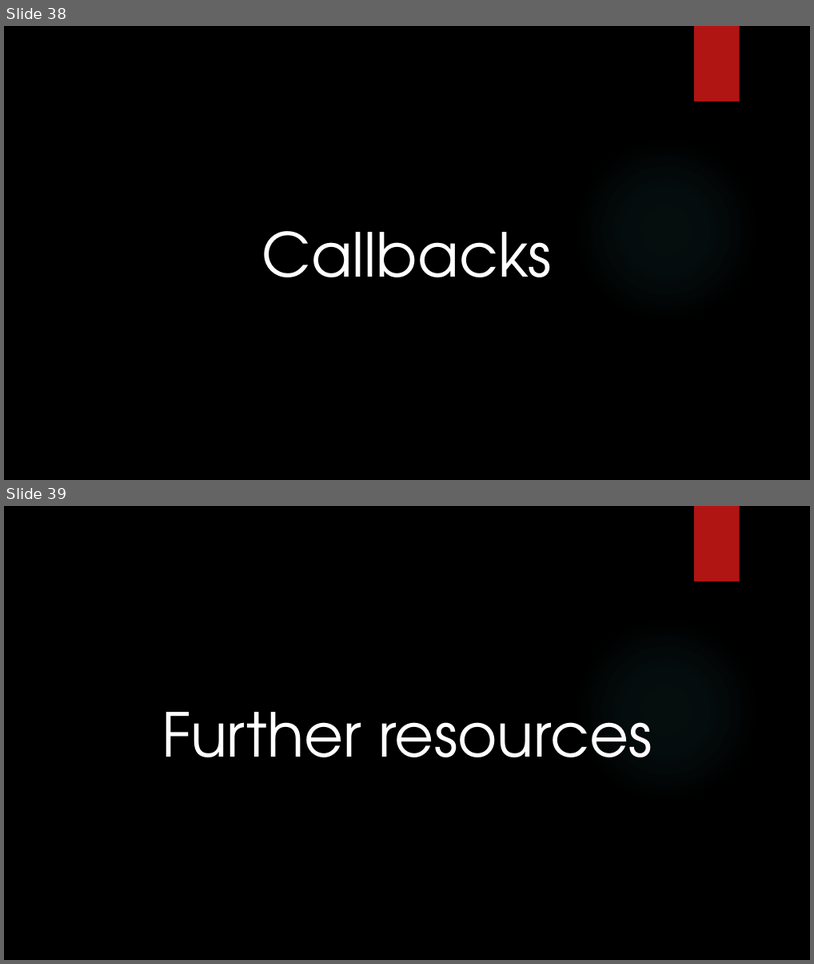
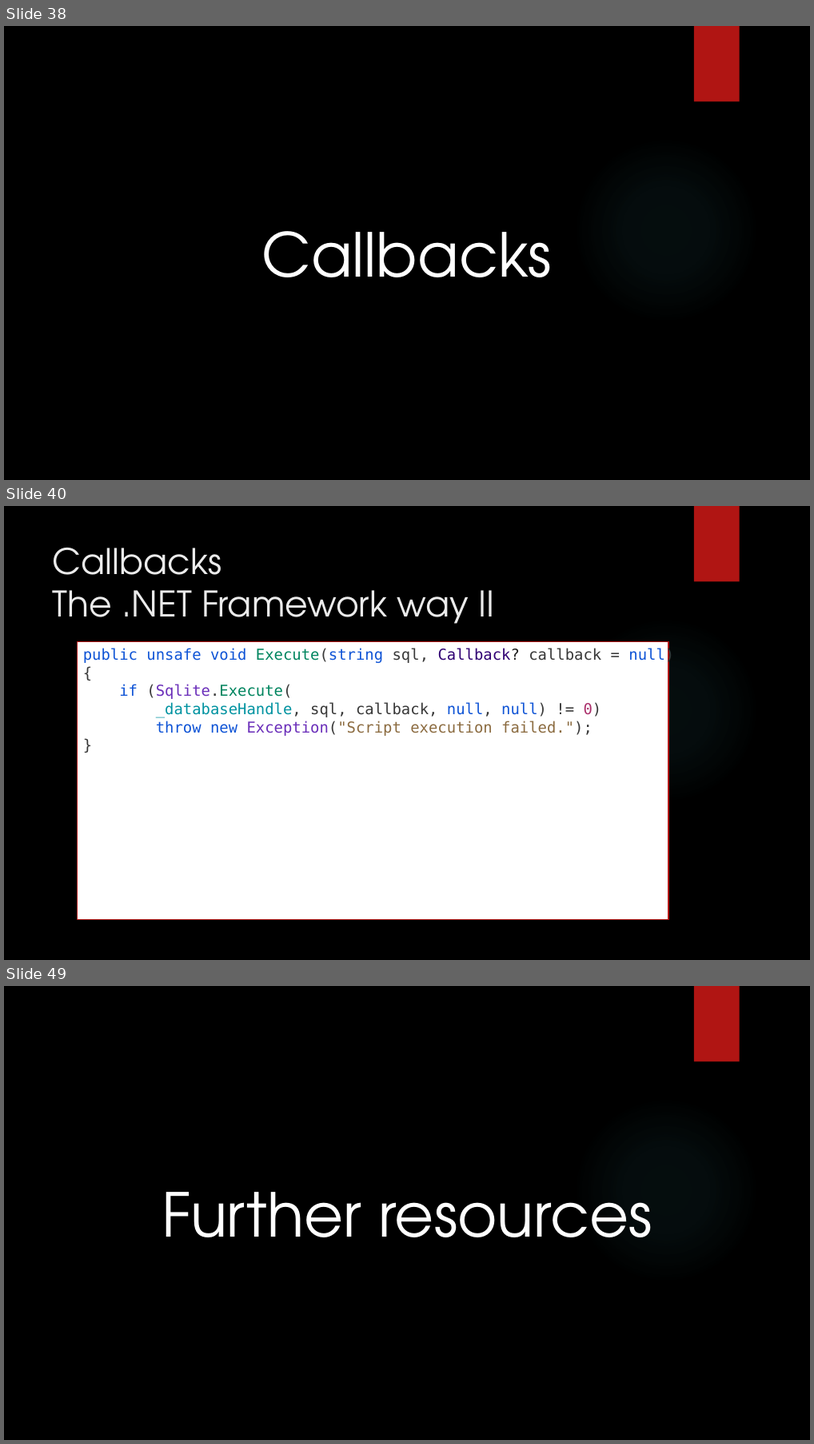
Before and after one commit to dennisdietrich/UnsafeCSharp, a slide deck: doc/Introduction to unsafe C#.pptx. Shown one above the other, each under a label of ours: slides 38 and 39 before the commit, slides 38, 40 and 49 after it; the slides between them are not shown. The pictures are 814x964 and 814x1444 pixels, drawn with LibreOffice and Linux fonts; fonts in the diff are those of the drawing; background and template pictures are left out. Boxes give left, top, right and bottom in pixels: in the first picture for what was removed or moved away, otherwise in the second. Text is boxed around its words. In the diff, an @@ line names an element or a change of style, - is before the commit and + after.

Commit message:
Added slides about callbacks (issue #4)

```diff
--- a/doc/Introduction to unsafe C#.pptx
+++ b/doc/Introduction to unsafe C#.pptx
@@ slide 40 added at (4, 506, 810, 960), background picture (left out); not listed: 2 template elements that a slide beside it also shows @@
@@ title added at (53, 548, 494, 624), 42 pt, text #EBEBEB @@
+Callbacks
+The .NET Framework way II
@@ rectangle added at (77, 642, 669, 920), fill #FFFFFF, outline #B01513 1.25 pt, 18 pt, text #0F54D6 @@
+public unsafe void Execute(string sql, Callback? callback = null)
+{
+if (Sqlite.Execute(
+_databaseHandle, sql, callback, null, null) != 0)
+throw new Exception("Script execution failed.");
+}
@@ what was slide 39 is now slide 49 @@
```
Also in this commit, not shown: 1 slide changed, 9 other slides added, 5 other files.
